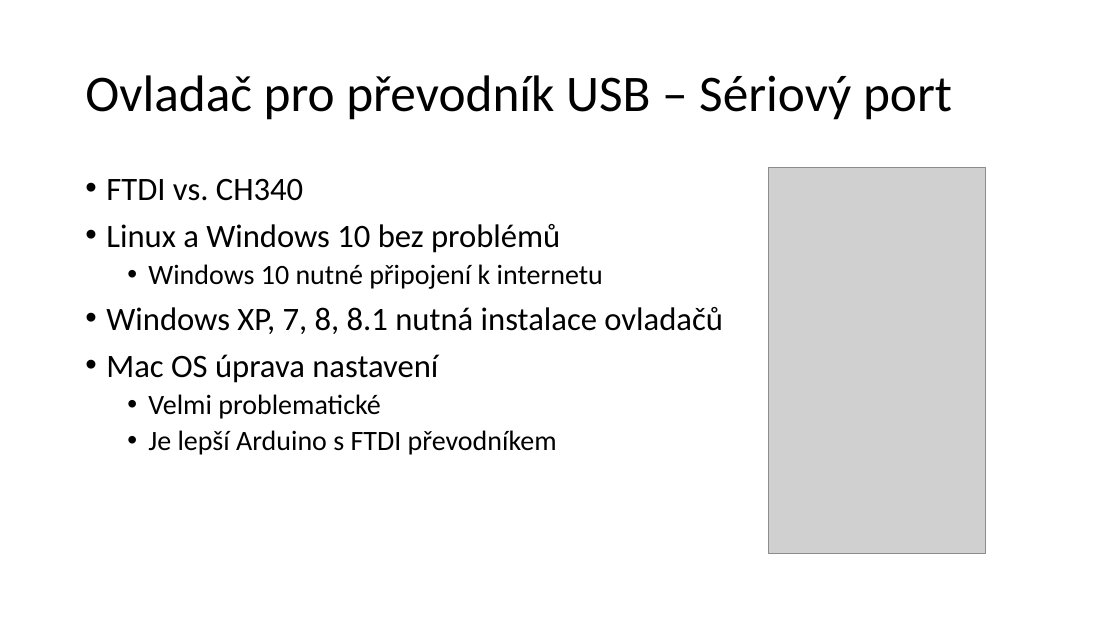
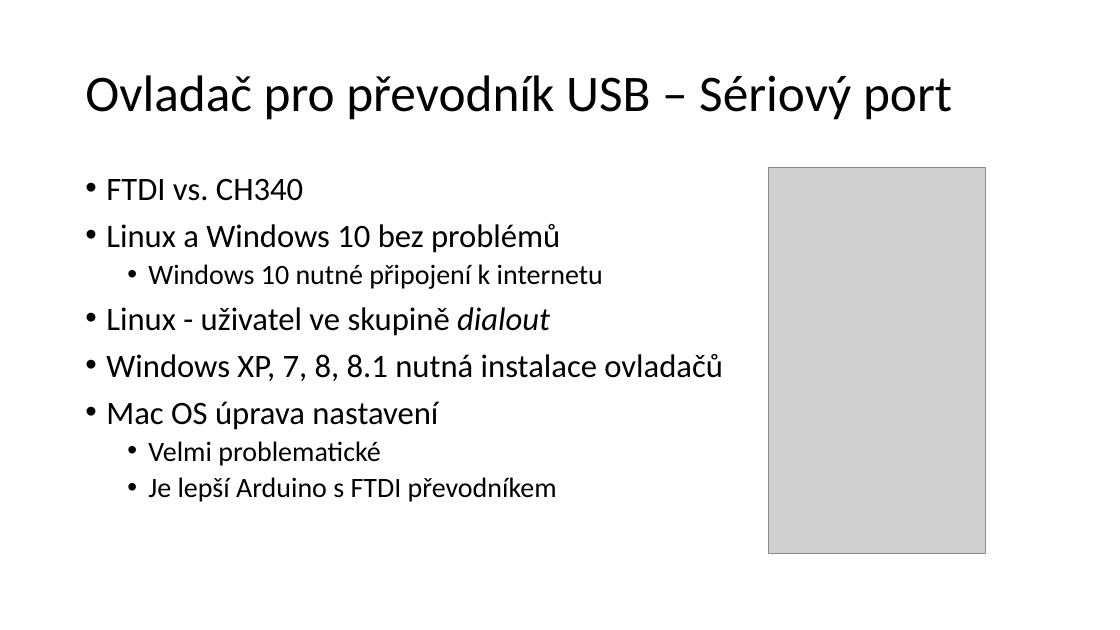
Before and after one commit to arduino-edushield/edushield, a slide deck: slide 4 of learning/Arduino Workshop EduShield.pptx (slide 5 before the commit). Drawn at 1120x630 pixels with LibreOffice and Linux fonts; fonts in the diff are those of the drawing; grey boxes stand for pictures. Boxes give left, top, right and bottom in pixels: in the first picture for what was removed or moved away, otherwise in the second. Text is boxed around its words. In the diff, an @@ line names an element or a change of style, - is before the commit and + after.

```diff
--- a/learning/Arduino Workshop EduShield.pptx
+++ b/learning/Arduino Workshop EduShield.pptx
@@ text at <box>106,307,550,336</box>: paragraph added @@
+• Linux - uživatel ve skupině dialout
```
Also in this commit, not shown: 1 other slide changed, 2 slides added.
